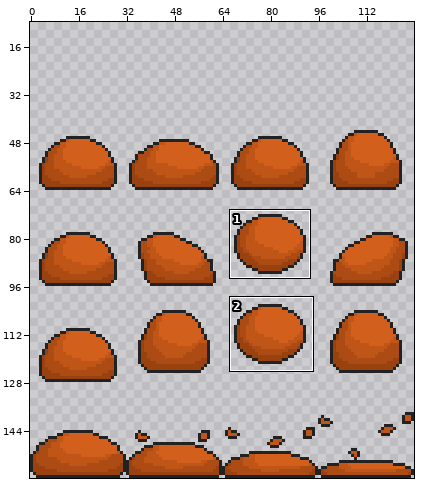
Sprite sheet, stored at Assets/Enemies/Slime.png. Above, an overview of the earlier version with the close-up marked.
Close-up. First the earlier version:
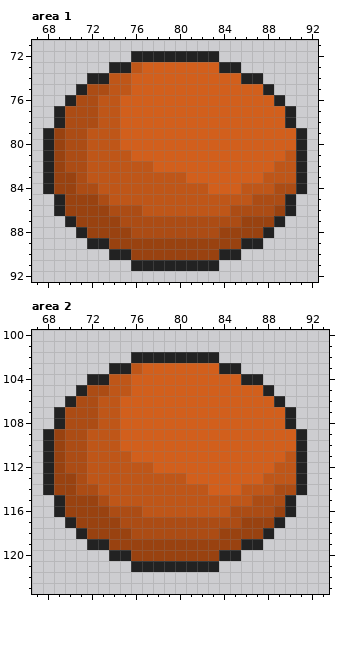
The file is 128x128 pixels. Shown: area 1: x 67..92, y 71..92; area 2: x 67..93, y 100..123. The old version is drawn lined up with the new one, on the new canvas. The wide view leaves out empty margins. The commit also changed other parts of the picture, which this record leaves out.
After the commit:
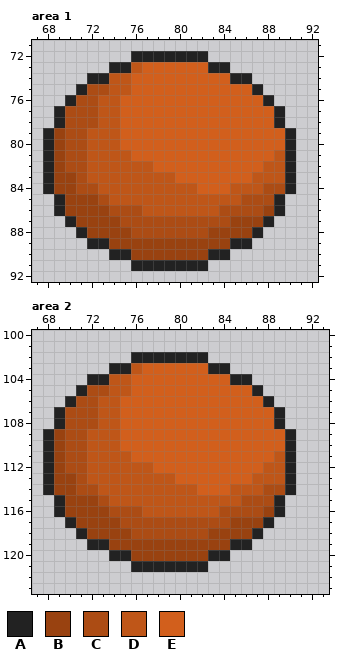
Palette (. is transparent): A #222222  B #994210  C #ac4c14  D #bf5618  E #d25f1c
The edit:
canvas 128x128 -> 128x160, the old top-left corner now at 0,32
--- area 1
@@ x 78..92 @@
 71 ...............
-72 AAAAAA.........
-73 EEEEEEAA.......
-74 EEEEEEEEAA.....
-75 EEEEEEEEEEA....
-76 EEEEEEEEEEEA...
-77 EEEEEEEEEEEEA..
-78 EEEEEEEEEEEEA..
-79 EEEEEEEEEEEEEA.
-80 EEEEEEEEEEEEEA.
-81 EEEEEEEEEEEEDA.
-82 EEEEEEEEEEEDDA.
-83 DDDEEEEEEEDDDA.
-84 DDDDDEEEDDDCCA.
-85 DDDDDDDDDCCCA..
-86 DDDDDDDCCCCBA..
-87 CCCCCCCCBBBA...
-88 CCCCCCBBBBA....
-89 BBBBBBBBAA.....
-90 BBBBBBAA.......
-91 AAAAAA.........
+72 AAAAA..........
+73 EEEEEAA........
+74 EEEEEEEAA......
+75 EEEEEEEEEA.....
+76 EEEEEEEEEEA....
+77 EEEEEEEEEEEA...
+78 EEEEEEEEEEEA...
+79 EEEEEEEEEEEEA..
+80 EEEEEEEEEEEEA..
+81 EEEEEEEEEEEDA..
+82 EEEEEEEEEEDDA..
+83 DDEEEEEEEDDDA..
+84 DDDDEEEDDDCCA..
+85 DDDDDDDDCCCA...
+86 DDDDDDCCCCBA...
+87 CCCCCCCBBBA....
+88 CCCCCBBBBA.....
+89 BBBBBBBAA......
+90 BBBBBAA........
+91 AAAAA..........
 92 ...............
--- area 2
@@ x 78..93 @@
 101 ................
-102 AAAAAA..........
-103 EEEEEEAA........
-104 EEEEEEEEAA......
-105 EEEEEEEEEEA.....
-106 EEEEEEEEEEEA....
-107 EEEEEEEEEEEEA...
-108 EEEEEEEEEEEEA...
-109 EEEEEEEEEEEEEA..
-110 EEEEEEEEEEEEEA..
-111 EEEEEEEEEEEEDA..
-112 EEEEEEEEEEEDDA..
-113 DDDEEEEEEEDDDA..
-114 DDDDDEEEDDDCCA..
-115 DDDDDDDDDCCCA...
-116 DDDDDDDCCCCBA...
-117 CCCCCCCCBBBA....
-118 CCCCCCBBBBA.....
-119 BBBBBBBBAA......
-120 BBBBBBAA........
-121 AAAAAA..........
+102 AAAAA...........
+103 EEEEEAA.........
+104 EEEEEEEAA.......
+105 EEEEEEEEEA......
+106 EEEEEEEEEEA.....
+107 EEEEEEEEEEEA....
+108 EEEEEEEEEEEA....
+109 EEEEEEEEEEEEA...
+110 EEEEEEEEEEEEA...
+111 EEEEEEEEEEEDA...
+112 EEEEEEEEEEDDA...
+113 DDEEEEEEEDDDA...
+114 DDDDEEEDDDCCA...
+115 DDDDDDDDCCCA....
+116 DDDDDDCCCCBA....
+117 CCCCCCCBBBA.....
+118 CCCCCBBBBA......
+119 BBBBBBBAA.......
+120 BBBBBAA.........
+121 AAAAA...........
 122 ................
Where, in picture pixels (left, top, right, bottom), the same in both close-ups:
changed: (175, 51, 307, 271)
changed: (175, 352, 307, 572)
